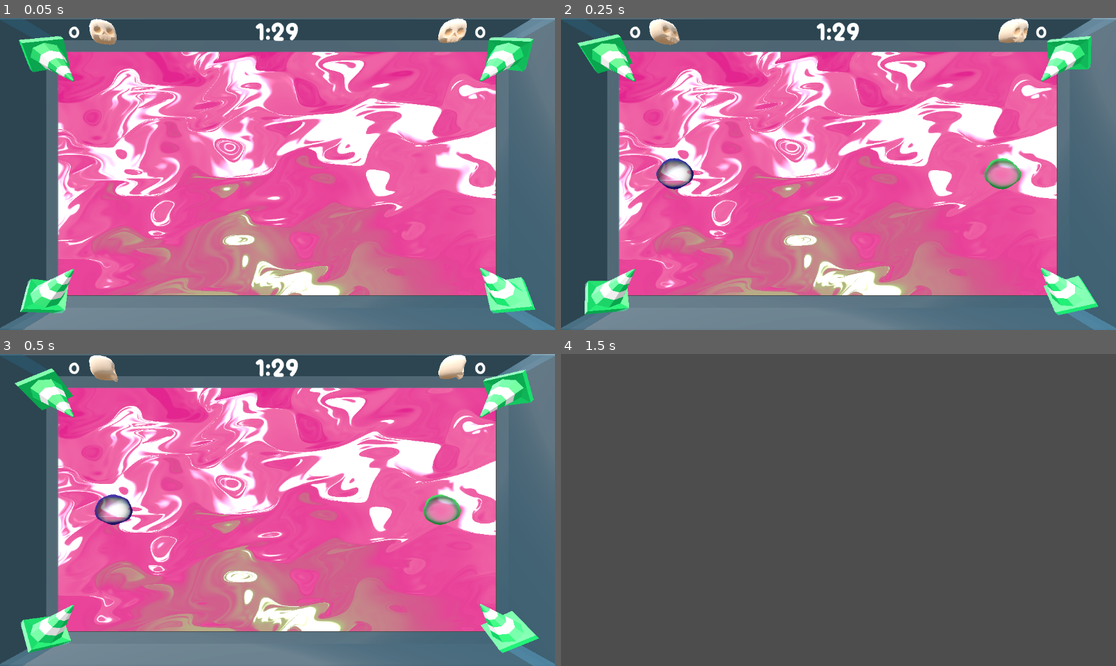
Above: before the commit, frames 1-4 (two rows, left to right).
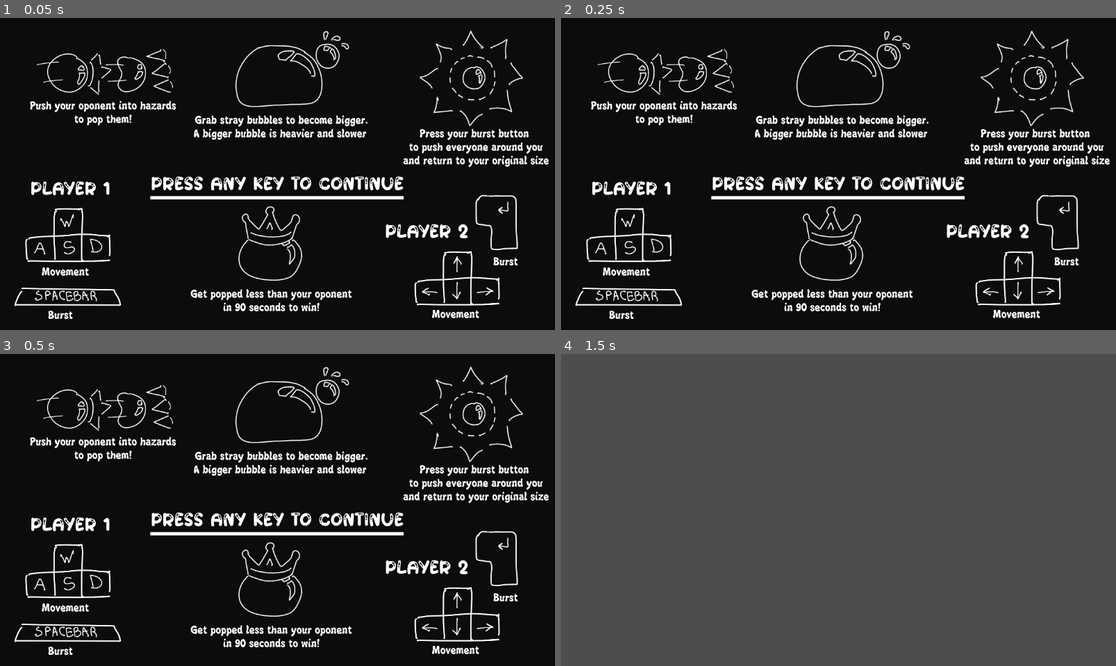
Above: after the commit, the same moments.

Repository: Ultimo-Momento-Responsable/GGJ2025
Game: Godot game, scene res://scenes/intro.tscn
The game is run twice, just before and just after one commit, with the same random seed, the same clock (stepped at 60 frames per second) and the same inputs. Before the commit the project starts from res://scenes/viewport.tscn.
Inputs:
- Up to frame 1 (0.05 s): no input
- Up to frame 2 (0.25 s): no input
- Up to frame 3 (0.5 s): no input
- Up to frame 4 (1.5 s): tap Enter at 0.5 s

The runs differ from the first frame. In frame 1, 99% of the frame differs, in the area x 0-100%, y 0-100%; in frame 2, 99%; in frame 3, 99%; in frame 4, nothing differs.

Commit message:
feat: Add intro image and music

Diff:
--- a/project.godot
+++ b/project.godot
@@ -11,7 +11,7 @@
 [application]
 
 config/name="GGJ2025"
-run/main_scene="res://scenes/viewport.tscn"
+run/main_scene="res://scenes/intro.tscn"
 config/features=PackedStringArray("4.3", "GL Compatibility")
 config/icon="res://icon.svg"
 
--- /dev/null
+++ b/scenes/intro.tscn
@@ -0,0 +1,34 @@
+[gd_scene load_steps=5 format=3 uid="uid://bxkq51wj88e0s"]
+
+[ext_resource type="Texture2D" uid="uid://c8166l5lfv2fn" path="res://Assets/images/onboarding.png" id="1_dkhkj"]
+[ext_resource type="PackedScene" uid="uid://c0grj3cr75qod" path="res://scenes/viewport.tscn" id="2_87hd6"]
+[ext_resource type="Script" path="res://scripts/intro.gd" id="2_fexsy"]
+[ext_resource type="AudioStream" uid="uid://q1ngodpntrch" path="res://Assets/music/score_music_ggj2025.ogg" id="4_tonm7"]
+
+[node name="Intro" type="Control"]
+layout_mode = 3
+anchors_preset = 15
+anchor_right = 1.0
+anchor_bottom = 1.0
+grow_horizontal = 2
+grow_vertical = 2
+script = ExtResource("2_fexsy")
+scene_to_change = ExtResource("2_87hd6")
+
+[node name="BoxContainer" type="BoxContainer" parent="."]
+layout_mode = 1
+anchors_preset = 15
+anchor_right = 1.0
+anchor_bottom = 1.0
+grow_horizontal = 2
+grow_vertical = 2
+
+[node name="TextureRect" type="TextureRect" parent="BoxContainer"]
+layout_mode = 2
+texture = ExtResource("1_dkhkj")
+
+[node name="AudioStreamPlayer" type="AudioStreamPlayer" parent="."]
+stream = ExtResource("4_tonm7")
+autoplay = true
+
+[connection signal="gui_input" from="." to="." method="_on_gui_input"]
--- /dev/null
+++ b/scripts/intro.gd
@@ -0,0 +1,6 @@
+extends Control
+@export var scene_to_change: PackedScene
+
+func _process(delta) -> void:
+	if Input.is_anything_pressed():
+		get_tree().change_scene_to_packed(scene_to_change)
